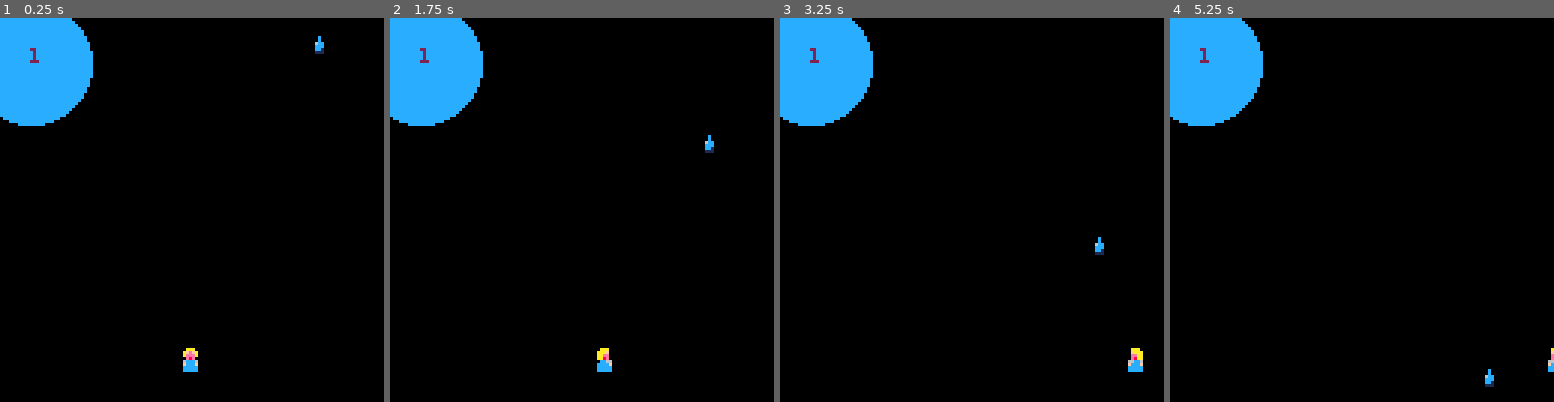
Above: before the commit, frames 1-4 (left to right).
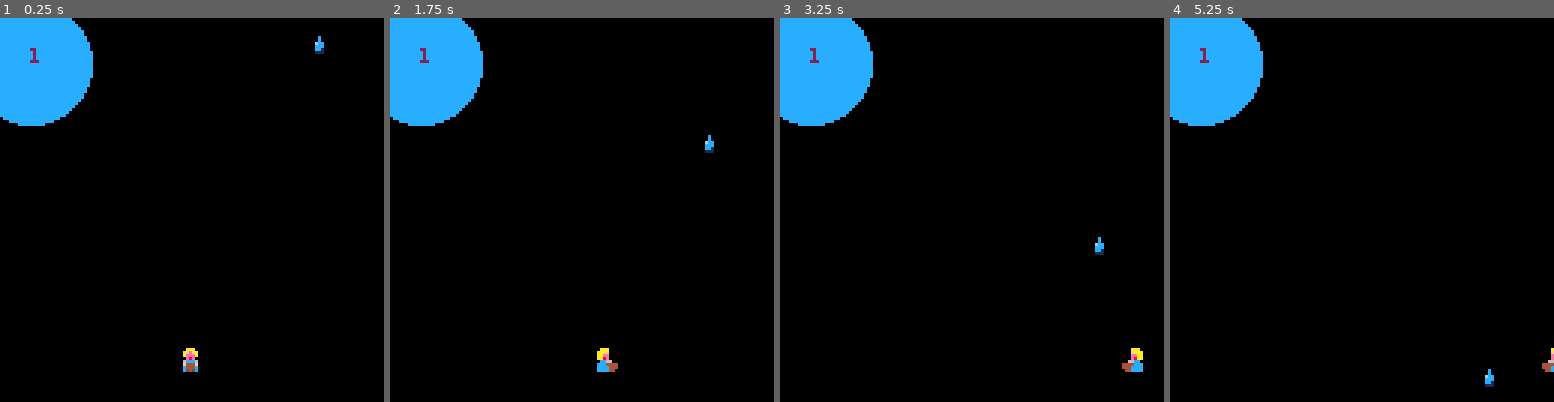
Above: after the commit, the same moments.

Repository: HerrBvomSee/pico8-carts
Game: PICO-8 cartridge drops.p8
Same seed, same stepped clock (60 frames per second), same inputs: the game is played once before the commit and once after it.
Inputs:
- Up to frame 1 (0.25 s): no input
- Up to frame 2 (1.75 s): hold Right from 1.6 s (still down)
- Up to frame 3 (3.25 s): release Right at 2.1 s; hold Up 2.15-2.42 s; hold Right 2.47-3.03 s; hold Left from 3.08 s (still down)
- Up to frame 4 (5.25 s): release Left at 3.58 s; hold Right 4.02-4.68 s; hold Up 4.73-5.03 s; hold Left from 5.08 s (still down)

The runs differ from the first frame. In frame 1, less than 0.1% of the frame differs, in the area x 48-51%, y 89-93%; in frame 2, less than 0.1%; in frame 3, less than 0.1%, in the area x 89-95%, y 89-93%; in frame 4, less than 0.1%.

Commit message:
Changed gfx a bit

Diff:
--- a/drops.p8
+++ b/drops.p8
@@ -42,7 +42,7 @@
 
 function move_drops()
   for ddrop in all(drops) do
-    if ddrop.y > 127 then ddrop.y = 0 ddrop.x = rnd(127) * 1 sfx(2) end
+    if ddrop.y > 127 then ddrop.y = 0 ddrop.x = rnd(127) * 1 sfx(2) generate_drop() end
     ddrop.y += ddrop.speed
   end
 
@@ -75,10 +75,10 @@
 0afefa000aaaf000000faaa000000000000000000000000000000000000000000000000000000000000000000000000000000000000000000000000000000000
 0aeeea000aaee000000eeaa000000000000000000000000000000000000000000000000000000000000000000000000000000000000000000000000000000000
 00e8e0000aa8e000000e8aa000000000000000000000000000000000000000000000000000000000000000000000000000000000000000000000000000000000
-06ccc60000cc66000066cc6000000000000000000000000000000000000000000000000000000000000000000000000000000000000000000000000000000000
-0fcccf000ccccf0000fcccf000000000000000000000000000000000000000000000000000000000000000000000000000000000000000000000000000000000
-0ccccc000ccccc0000ccccc000000000000000000000000000000000000000000000000000000000000000000000000000000000000000000000000000000000
-0ccccc000ccccc0000ccccc000000000000000000000000000000000000000000000000000000000000000000000000000000000000000000000000000000000
+06ccc60000cc66000066cc0000000000000000000000000000000000000000000000000000000000000000000000000000000000000000000000000000000000
+0f444f000ccc44444444ccc000000000000000000000000000000000000000000000000000000000000000000000000000000000000000000000000000000000
+0c444c000cccc444444cccc000000000000000000000000000000000000000000000000000000000000000000000000000000000000000000000000000000000
+0c545c000cccc440044cccc000000000000000000000000000000000000000000000000000000000000000000000000000000000000000000000000000000000
 00000000000000000000000000000000000000000000000000000000000000000000000000000000000000000000000000000000000000000000000000000000
 000c0000000000000000000000000000000000000000000000000000000000000000000000000000000000000000000000000000000000000000000000000000
 000c0000000000000000000000000000000000000000000000000000000000000000000000000000000000000000000000000000000000000000000000000000
